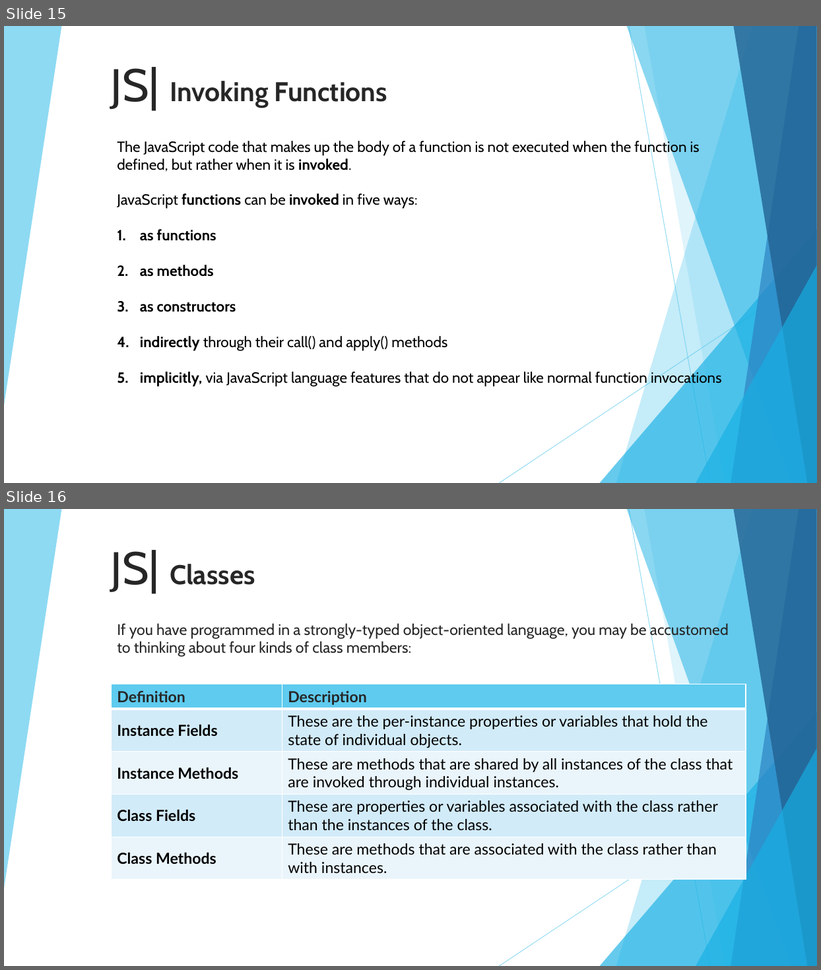
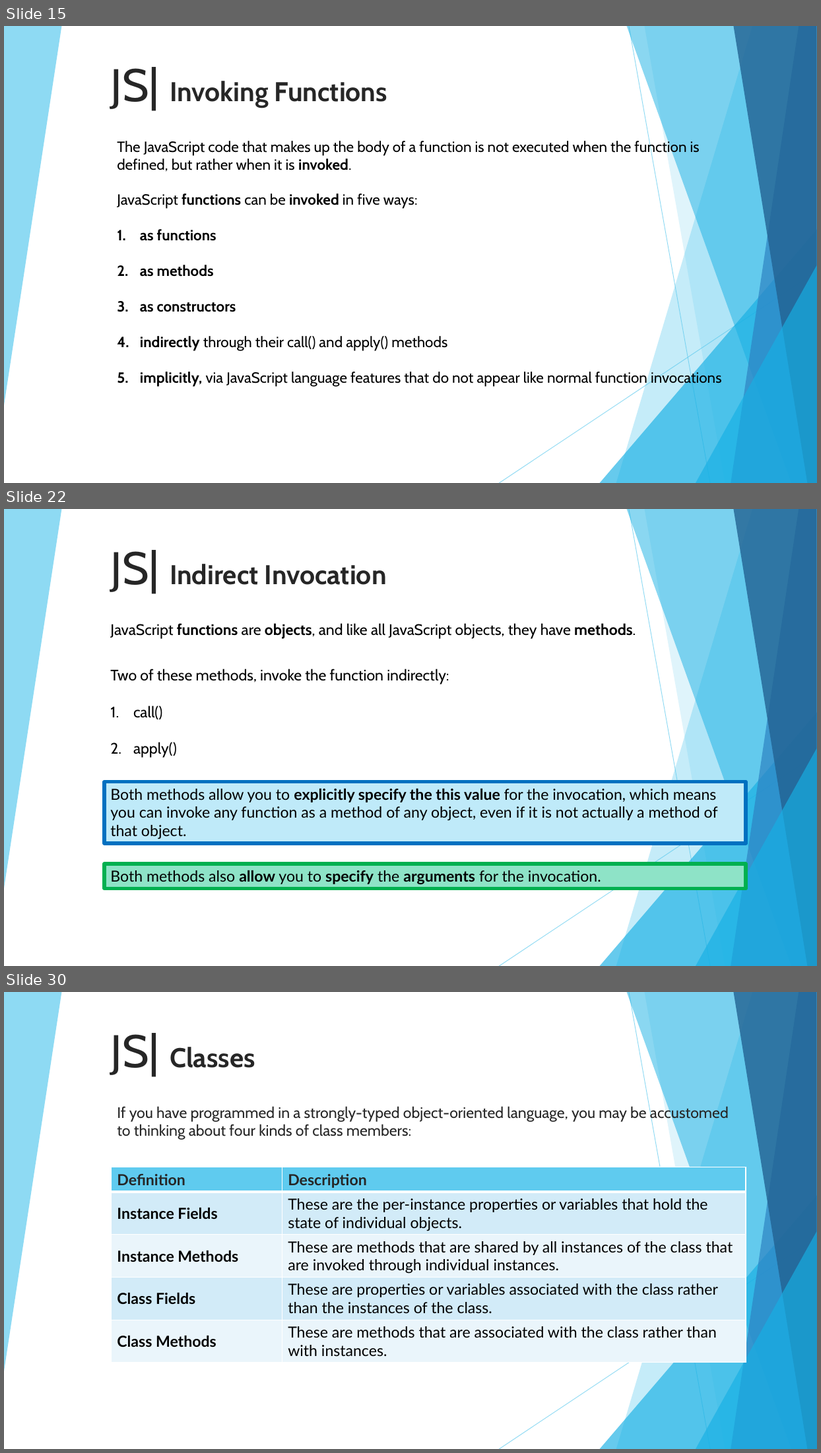
Before and after one commit to 01Primo/slides, a slide deck: 08_Javascript_Classes.pptx. Shown one above the other, each under a label of ours: slides 15 and 16 before the commit, slides 15, 22 and 30 after it; the slides between them are not shown. The pictures are 821x970 and 821x1453 pixels, drawn with LibreOffice and Linux fonts; fonts in the diff are those of the drawing. Boxes give left, top, right and bottom in pixels: in the first picture for what was removed or moved away, otherwise in the second. Text is boxed around its words. In the diff, an @@ line names an element or a change of style, - is before the commit and + after.

```diff
--- a/08_Javascript_Classes.pptx
+++ b/08_Javascript_Classes.pptx
@@ slide 22 added at [4, 509, 817, 966], background #FFFFFF; not listed: 10 template elements that a slide beside it also shows @@
@@ title added at [111, 550, 387, 594], 32 pt, text #262626, bold @@
+JS| Indirect Invocation
@@ text added at [110, 623, 636, 639], 18 pt, text #000000 @@
+JavaScript functions are objects, and like all JavaScript objects, they have methods.
@@ text added at [110, 669, 449, 758], 18 pt, text #000000 @@
+Two of these methods, invoke the function indirectly:
+1. call()
+2. apply()
@@ rectangle added at [104, 782, 746, 844], fill #BFEAF9, outline #0070C0 4.5 pt, 18 pt, text #000000 @@
+Both methods allow you to explicitly specify the this value for the invocation, which means you can invoke any function as a method of any object, even if it is not actually a method of that object.
@@ rectangle added at [104, 865, 746, 889], fill #8EE3C7, outline #00B050 4.5 pt, 18 pt, text #000000 @@
+Both methods also allow you to specify the arguments for the invocation.
@@ what was slide 16 is now slide 30 @@
```
Also in this commit, not shown: 13 other slides added.
